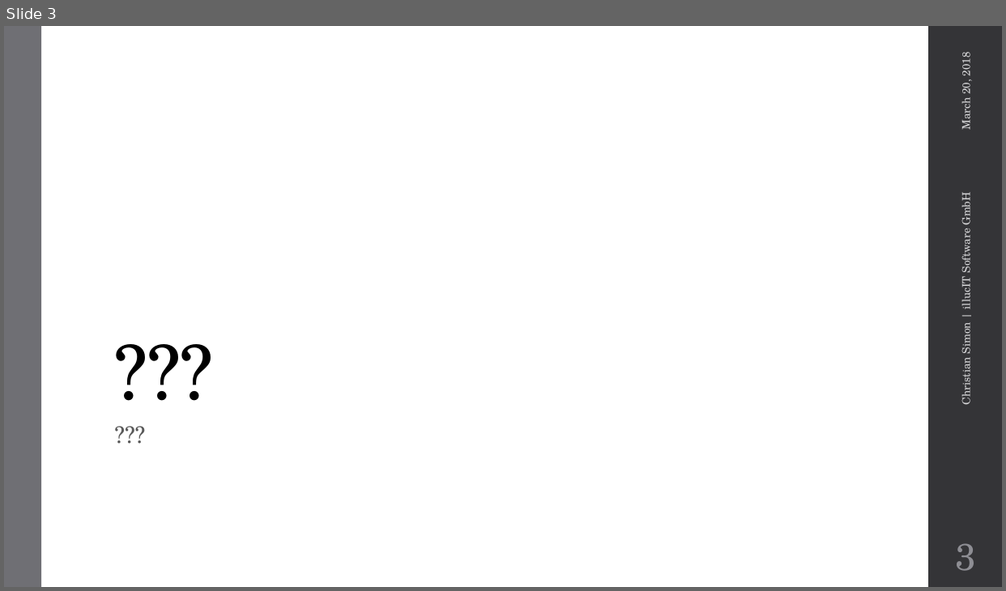
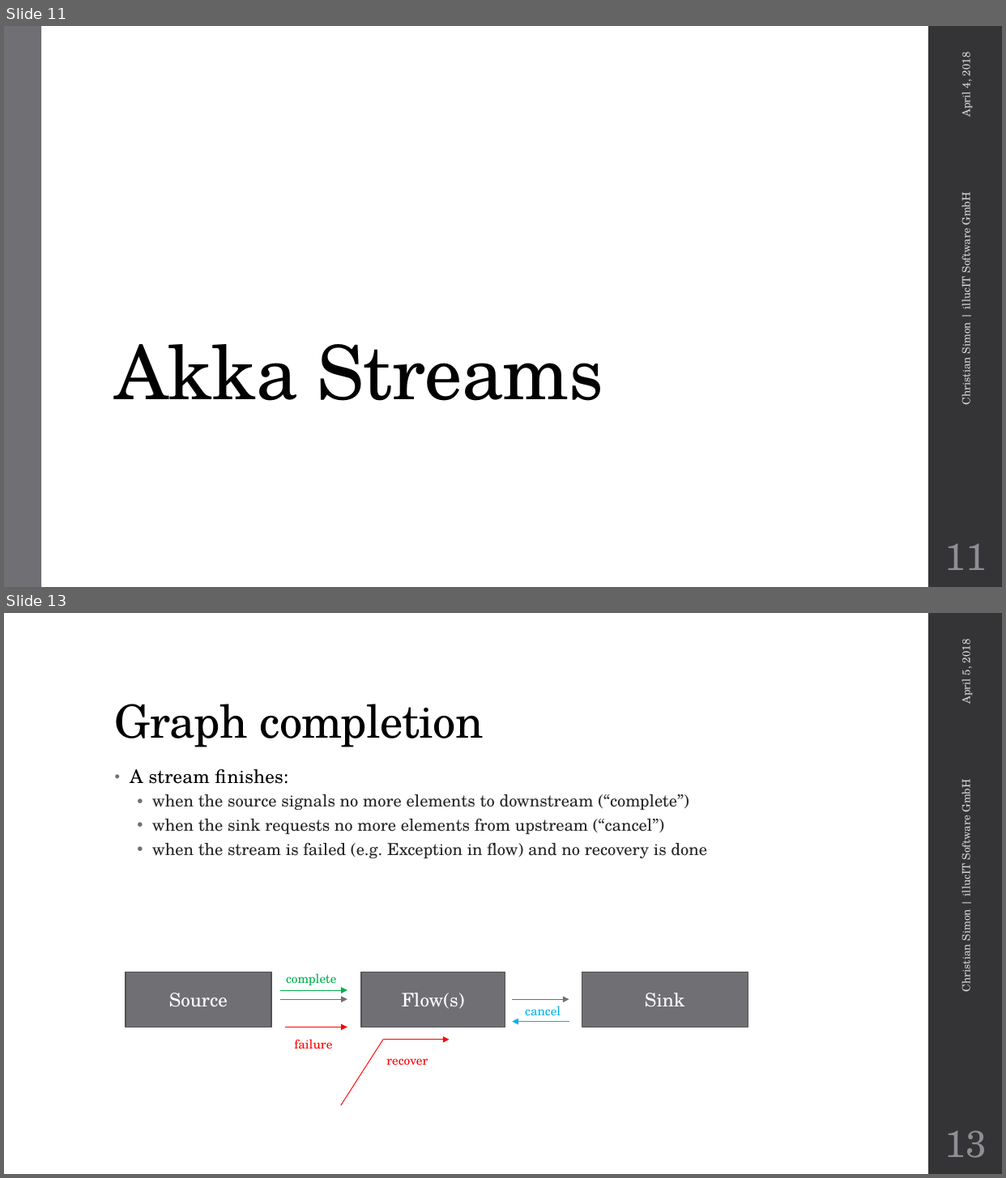
Before and after one commit to metaxmx/IntroductionToAkkaStreams, a slide deck: Introduction to Akka Streams.pptx. Shown one above the other, each under a label of ours: slide 3 before the commit, slides 11 and 13 after it; the slides between them are not shown. The pictures are 1006x591 and 1006x1178 pixels, drawn with LibreOffice and Linux fonts; fonts in the diff are those of the drawing; background and template pictures are left out. Boxes give left, top, right and bottom in pixels: in the first picture for what was removed or moved away, otherwise in the second. Text is boxed around its words. In the diff, an @@ line names an element or a change of style, - is before the commit and + after.

Commit message:
Akka Streams presentation

```diff
--- a/Introduction to Akka Streams.pptx
+++ b/Introduction to Akka Streams.pptx
@@ slide 13 added at (x1=4, y1=613, x2=1002, y2=1174), background #FFFFFF; not listed: 1 template element that a slide beside it also shows @@
@@ text added at (x1=957, y1=641, x2=974, y2=704), 10.5 pt, text #D9D9DB @@
+April 5, 2018
@@ title added at (x1=115, y1=704, x2=484, y2=747), 44 pt, text #000000 @@
+Graph completion
@@ text added at (x1=130, y1=769, x2=707, y2=858), 16 pt, text #262626 @@
+• A stream finishes:
+  • when the source signals no more elements to downstream (“complete”)
+  • when the sink requests no more elements from upstream (“cancel”)
+  • when the stream is failed (e.g. Exception in flow) and no recovery is done
@@ text added at (x1=957, y1=782, x2=974, y2=991), 10.5 pt, text #D9D9DB @@
+Christian Simon | illucIT Software GmbH
@@ rectangle added at (x1=126, y1=973, x2=271, y2=1028), fill #6F6F74, outline #525256 1.1 pt, 18 pt, text #FFFFFF @@
+Source
@@ text added at (x1=286, y1=973, x2=337, y2=986), 12 pt, text #00B050 @@
+complete
@@ rectangle added at (x1=361, y1=973, x2=505, y2=1028), fill #6F6F74, outline #525256 1.1 pt, 18 pt, text #FFFFFF @@
+Flow(s)
@@ rectangle added at (x1=582, y1=973, x2=748, y2=1028), fill #6F6F74, outline #525256 1.1 pt, 18 pt, text #FFFFFF @@
+Sink
@@ arrow added from (280, 990) to (347, 990), #00B050 0.75 pt @@
@@ arrow added from (280, 999) to (347, 999), #6F6F74 0.75 pt @@
@@ arrow added from (513, 999) to (569, 999), #6F6F74 0.75 pt @@
@@ arrow added from (569, 1022) to (513, 1022), #00B0F0 0.75 pt @@
@@ text added at (x1=525, y1=1006, x2=560, y2=1016), 12 pt, text #00B0F0 @@
+cancel
@@ arrow added from (285, 1028) to (347, 1028), #FF0000 0.75 pt @@
@@ text added at (x1=294, y1=1039, x2=332, y2=1050), 12 pt, text #FF0000 @@
+failure
@@ line added from (341, 1105) to (384, 1039), #FF0000 0.75 pt @@
@@ arrow added from (385, 1040) to (450, 1040), #FF0000 0.75 pt @@
@@ text added at (x1=386, y1=1059, x2=428, y2=1066), 12 pt, text #FF0000 @@
+recover
@@ page number added at (x1=945, y1=1131, x2=987, y2=1158), 36 pt, text #8E8E94 @@
+13
@@ what was slide 3 is now slide 11 @@
@@ slide 11 changed as well @@
@@ text at (x1=957, y1=54, x2=974, y2=117): text changed @@
-March 20, 2018
+April 4, 2018
@@ title at (x1=115, y1=344, x2=603, y2=401): text changed @@
-???
+Akka Streams
@@ text removed at (x1=108, y1=419, x2=879, y2=557) @@
-???
@@ page number at (x1=945, y1=544, x2=987, y2=570): text changed @@
-3
+11
```
Also in this commit, not shown: 4 other slides changed, 19 other slides added, 13 other files.
